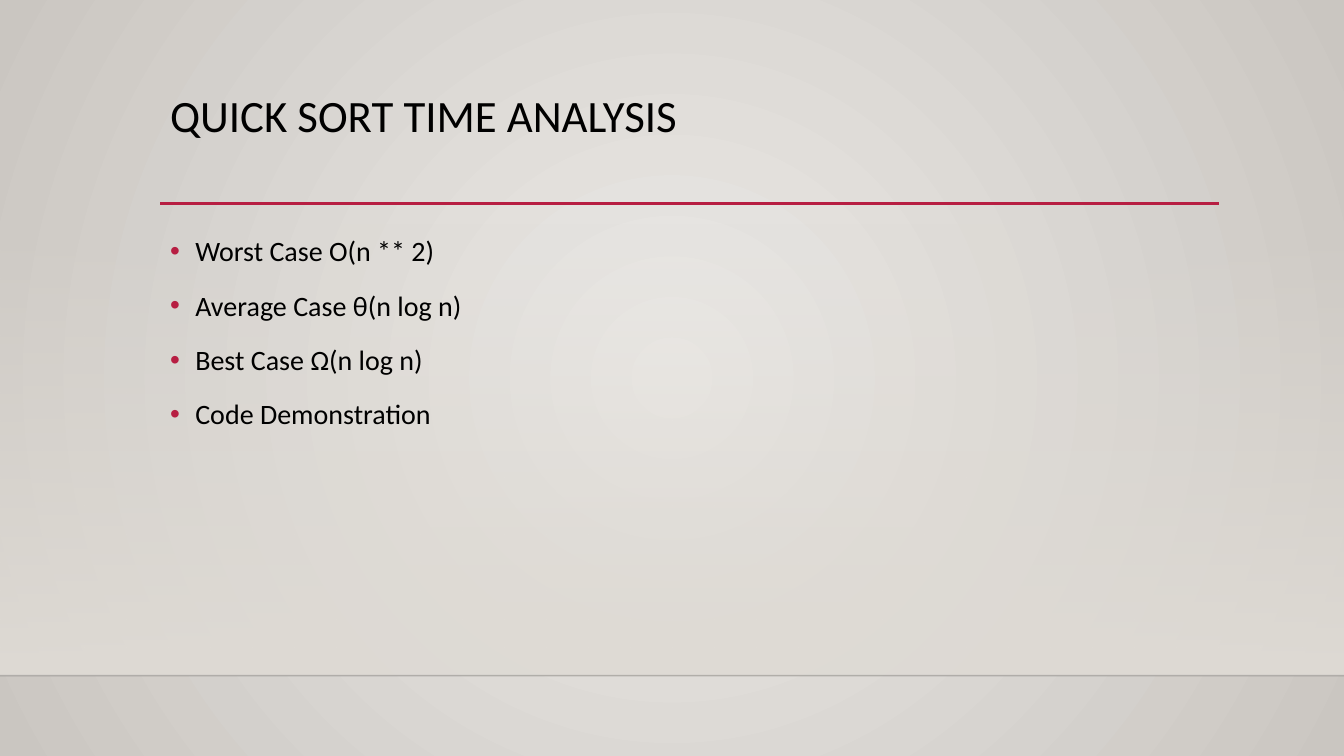
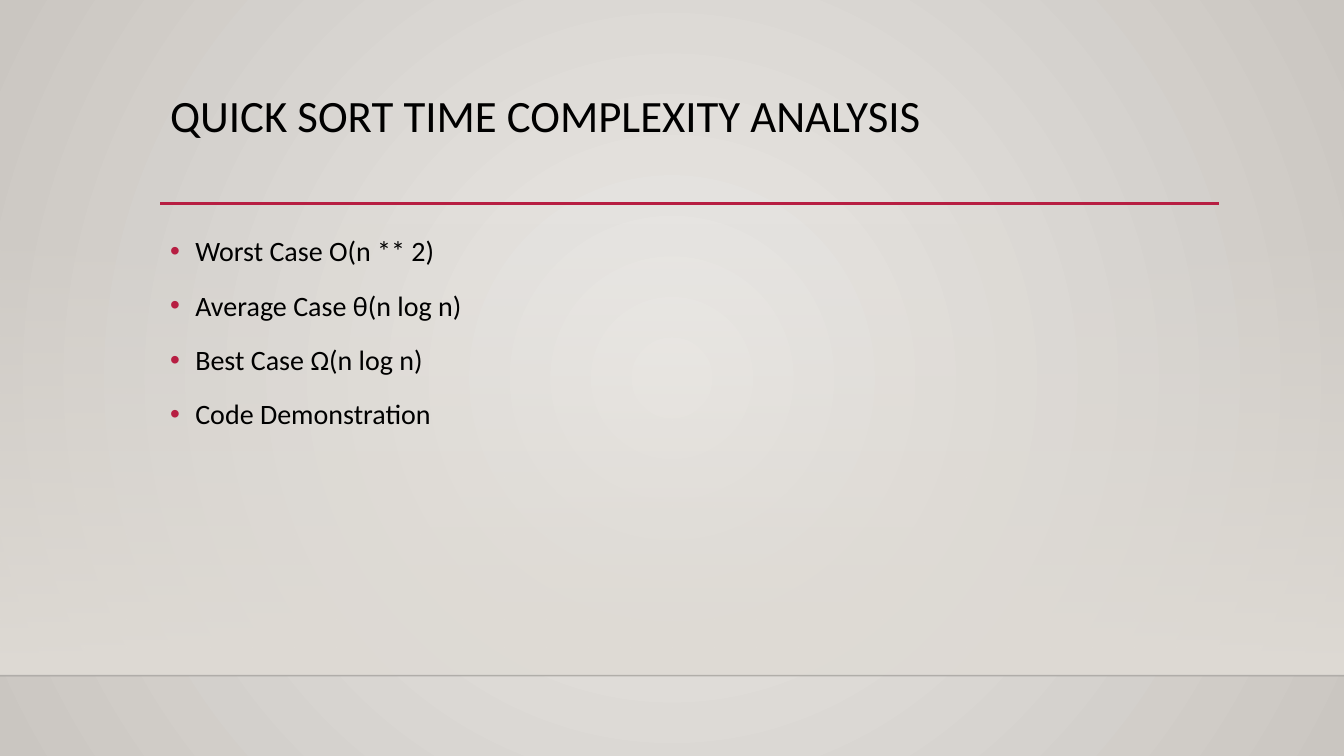
Before and after one commit to Ezi0aaudit0re/visualization_sorting_algorithms, a slide deck: slide 5 of Presentation1.pptx. Drawn at 1344x756 pixels with LibreOffice and Linux fonts; fonts in the diff are those of the drawing; background and template pictures are left out. Boxes give left, top, right and bottom in pixels: in the first picture for what was removed or moved away, otherwise in the second. Text is boxed around its words. In the diff, an @@ line names an element or a change of style, - is before the commit and + after.

```diff
--- a/Presentation1.pptx
+++ b/Presentation1.pptx
@@ title at (170, 103, 920, 138): text changed @@
-QUICK SORT TIME ANALYSIS
+QUICK SORT TIME COMPLEXITY ANALYSIS
```
Also in this commit, not shown: 3 other slides changed, 1 slide added, 2 other files.
